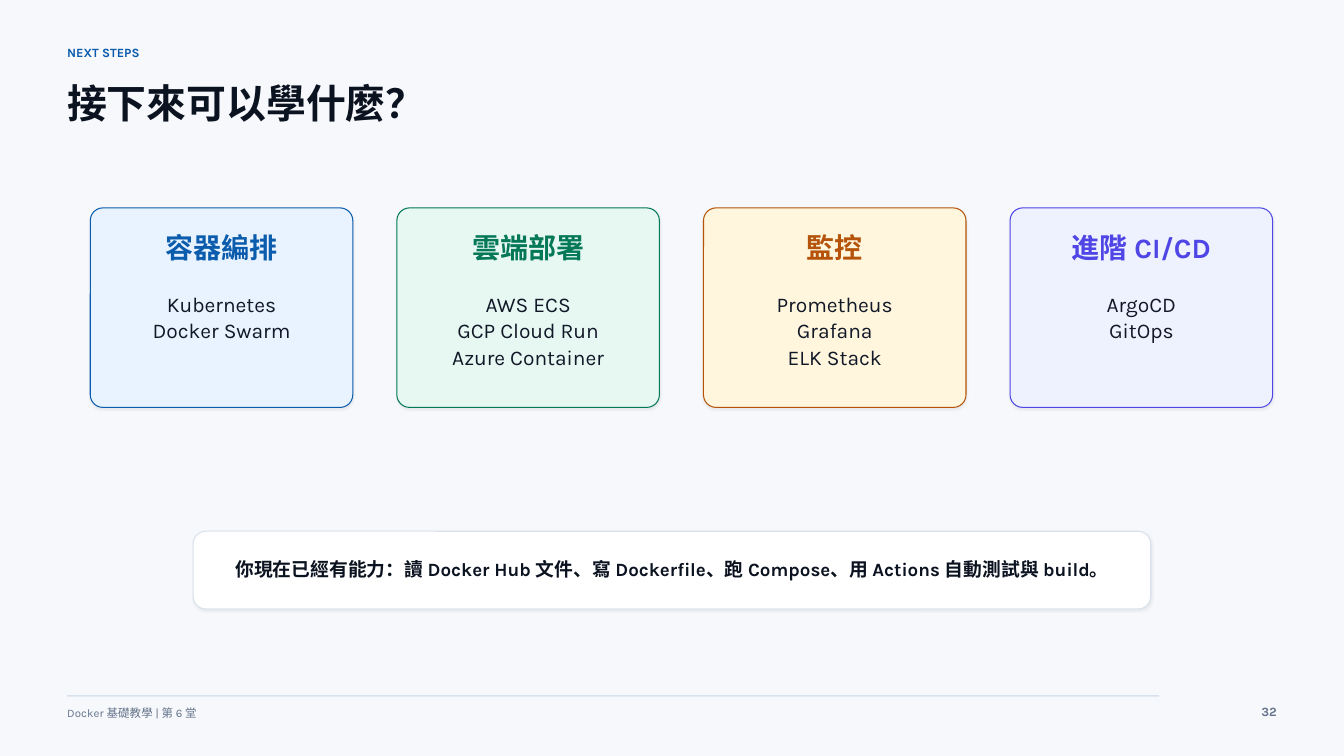
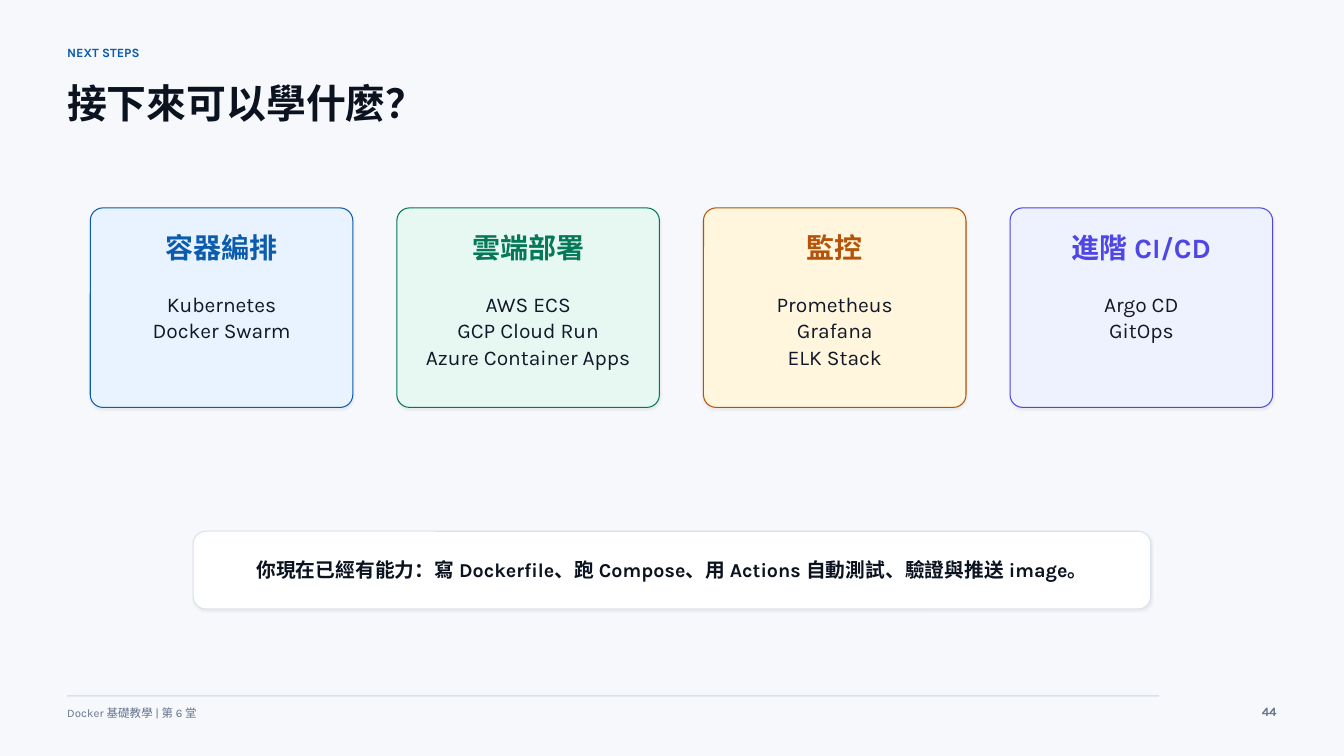
Before and after one commit to lalalalaluk/docker-practice, a slide deck: slide 44 of slides/docker-session6-github-actions-advanced.pptx (slide 32 before the commit). Drawn at 1344x756 pixels with LibreOffice and Linux fonts; fonts in the diff are those of the drawing. Boxes give left, top, right and bottom in pixels: in the first picture for what was removed or moved away, otherwise in the second. Text is boxed around its words. In the diff, an @@ line names an element or a change of style, - is before the commit and + after.

Commit message:
Update Docker course slide code appendices

```diff
--- a/slides/docker-session6-github-actions-advanced.pptx
+++ b/slides/docker-session6-github-actions-advanced.pptx
@@ text at (x1=1104, y1=298, x2=1179, y2=317): spaces changed @@
-ArgoCD
+Argo CD
@@ text at (x1=426, y1=350, x2=631, y2=370): text changed @@
-Azure Container
+Azure Container Apps
@@ text at (x1=256, y1=560, x2=1088, y2=582): text changed; size 13.4 to 14.2 pt @@
-你現在已經有能力：讀 Docker Hub 文件、寫 Dockerfile、跑 Compose、用 Actions 自動測試與 build。
+你現在已經有能力：寫 Dockerfile、跑 Compose、用 Actions 自動測試、驗證與推送 image。
@@ text at (x1=1262, y1=708, x2=1277, y2=716): text changed @@
-32
+44
```
Also in this commit, not shown: 25 other slides changed, 41 slides added, 6 slides removed, 4 other files.
